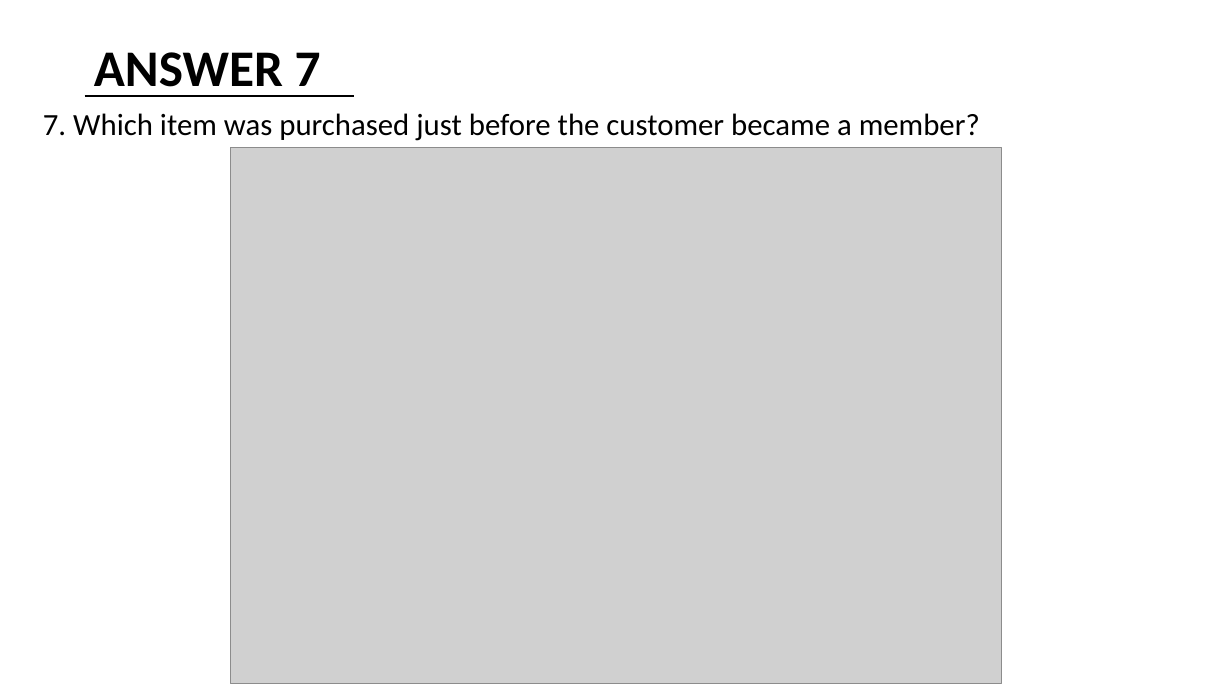
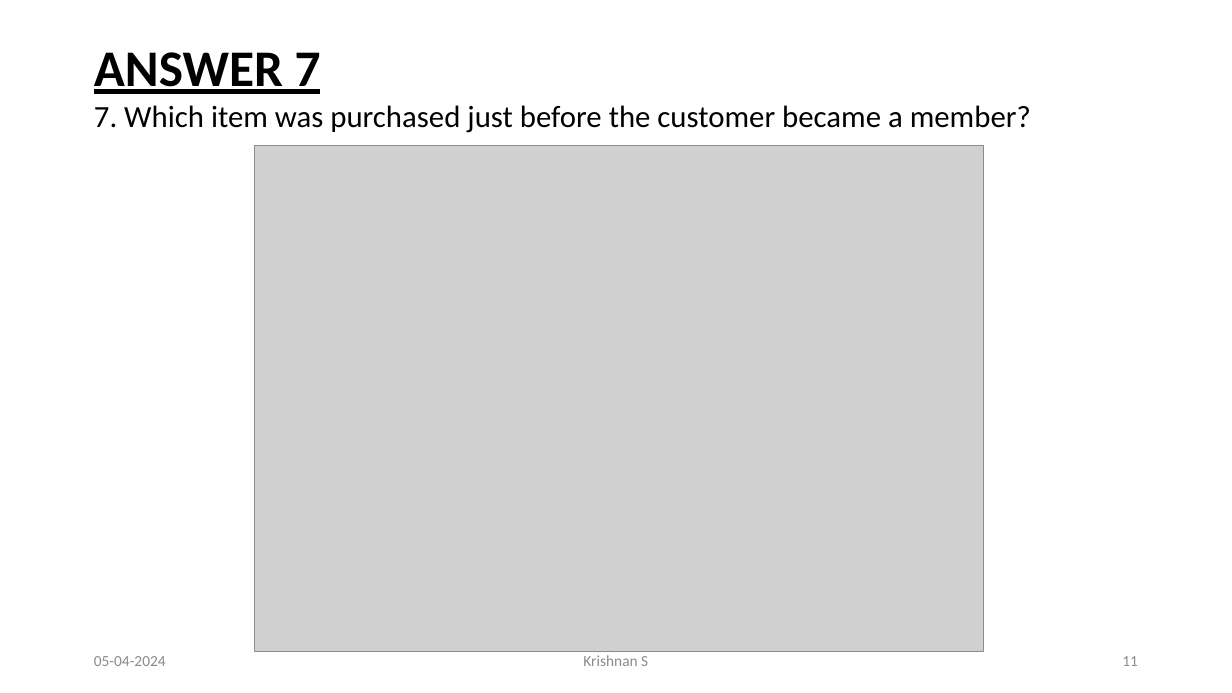
Before and after one commit to Krishnann-s/8-Week-SQL-Challenge, a slide deck: slide 11 of Case Study 1/Case Study 1# Dannys Dinner.pptx. Drawn at 1232x693 pixels with LibreOffice and Linux fonts; fonts in the diff are those of the drawing; grey boxes stand for pictures. Boxes give left, top, right and bottom in pixels: in the first picture for what was removed or moved away, otherwise in the second. Text is boxed around its words. In the diff, an @@ line names an element or a change of style, - is before the commit and + after.

```diff
--- a/Case Study 1/Case Study 1# Dannys Dinner.pptx
+++ b/Case Study 1/Case Study 1# Dannys Dinner.pptx
@@ title "ANSWER 7" at (94,52,321,94): underline on @@
@@ text "7. Which item was purchased ...": place and size @@
-text "7. Which item was purchased ..." at (43,113,980,141)
+text "7. Which item was purchased ..." at (94,105,1031,133)
@@ line removed from (85, 96) to (354, 96) @@
@@ picture: place and size @@
-picture at (230,147,1002,683)
+picture at (254,146,983,653)
@@ text added at (94,656,166,666), 12 pt, text #8C8C8C @@
+05-04-2024
@@ text added at (583,655,648,666), 12 pt, text #8C8C8C @@
+Krishnan S
@@ page number added at (1122,656,1138,666), 12 pt, text #8C8C8C @@
+11
```
Also in this commit, not shown: 15 other slides changed, 7 other files.
